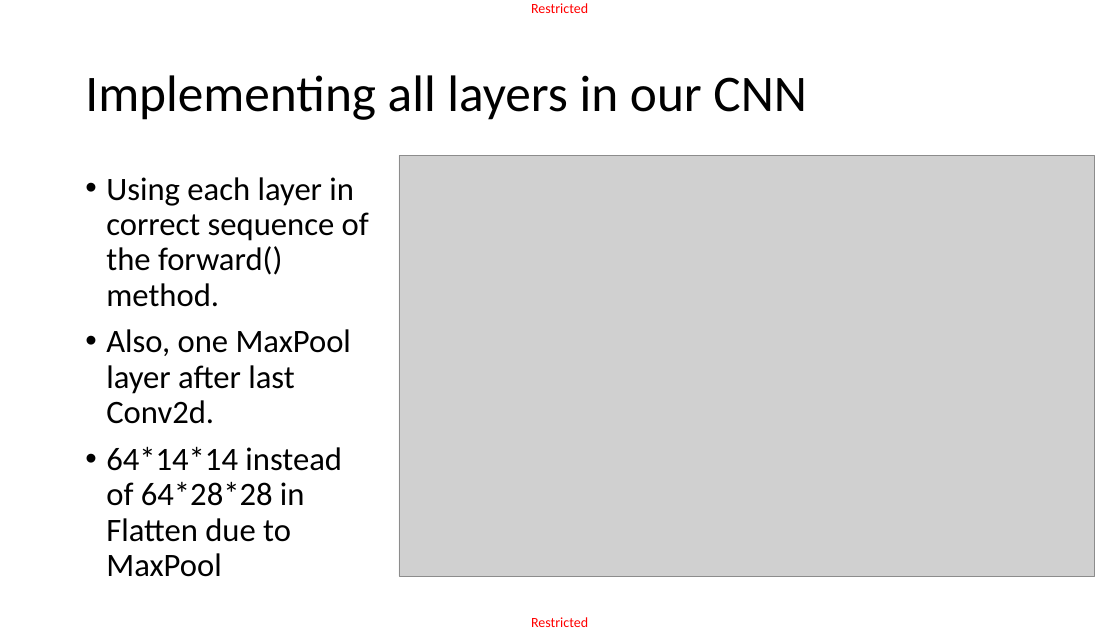
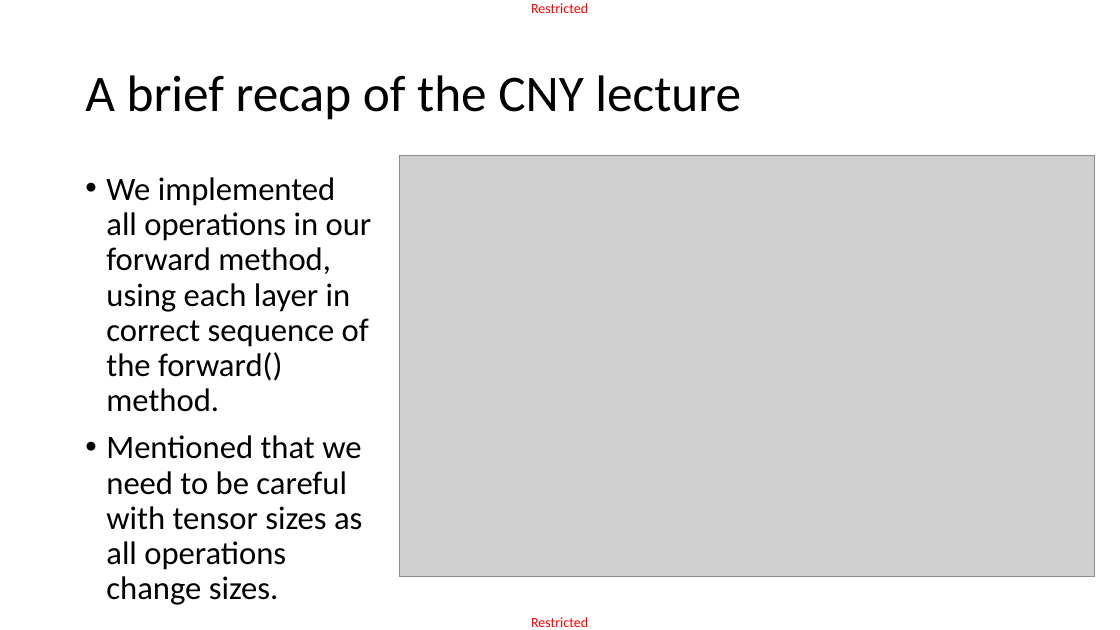
Before and after one commit to matthieudemari/SUTD_DL_50_039, a slide deck: slide 8 of W4/3. W4S3 final/W4S3.pptx (slide 7 before the commit). Drawn at 1120x630 pixels with LibreOffice and Linux fonts; fonts in the diff are those of the drawing; grey boxes stand for pictures. Boxes give left, top, right and bottom in pixels: in the first picture for what was removed or moved away, otherwise in the second. Text is boxed around its words. In the diff, an @@ line names an element or a change of style, - is before the commit and + after.

```diff
--- a/W4/3. W4S3 final/W4S3.pptx
+++ b/W4/3. W4S3 final/W4S3.pptx
@@ title at (85, 75, 741, 120): text changed @@
-Implementing all layers in our CNN
+A brief recap of the CNY lecture
@@ text at (106, 177, 372, 605): text changed @@
-• Using each layer in correct sequence of the forward() method.
-• Also, one MaxPool layer after last Conv2d.
-• 64*14*14 instead of 64*28*28 in Flatten due to MaxPool
+• We implemented all operations in our forward method, using each layer in correct sequence of the forward() method.
+• Mentioned that we need to be careful with tensor sizes as all operations change sizes.
```
Also in this commit, not shown: 10 other slides changed, 1 slide added, 2 slides removed, 27 other files.
